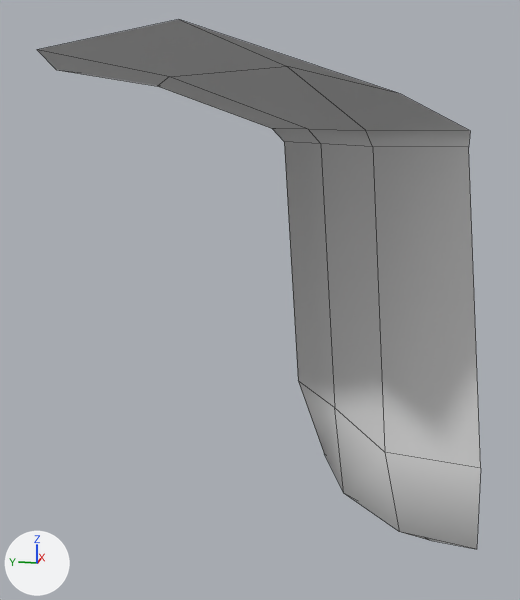
The FBX model PressPlay.Tentacles.Win/PressPlay.Tentacles.WinContent/Models/block_wall_concave_02.FBX: old version first, new version second.
The view is the same before and after, from a 50 mm lens placed at (-8.33, -1.51, 0.09), pointed at (-0.02, 0.15, -1.98). Arrows for +X, +Y and +Z are at lower left; the lights stay in place. Mesh edges are drawn as thin lines. Objects named as collision shapes, trigger or cutter boxes, shadow casters or lower levels of detail are left out. Where no turn or scale is listed for an object, it has been applied to the vertices.

Objects in the first picture: 'block_wall_concave_02'.
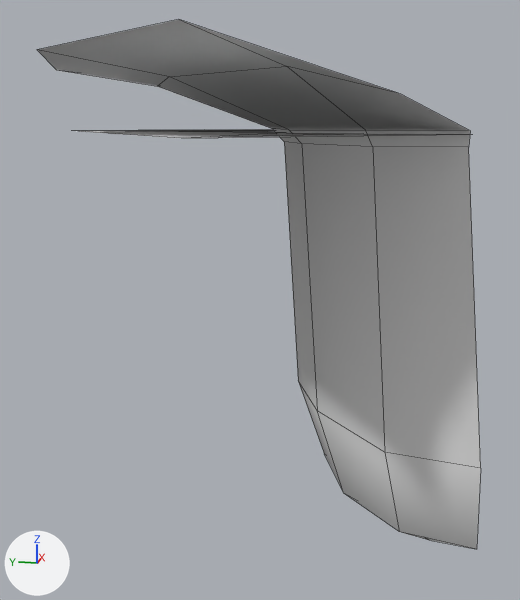
The newer file is also turned or shifted as a whole; pictures and numbers use the older file's frame.

What changed in the scene script:
```text
Change me_block_wall_concave_02:
    where me_block_wall_concave_02.from_pydata(...)  # 41 vertices, 36 faces; spans x -3.88..3.81, y -2.34..2.59, z -4.81..0.7
    used by ob_block_wall_concave_02; location = (0.0, 0.0, 0.0)
    before: 8 (-0.83, -0.64, -0.11) at pixel (320, 143), 9 (-0.91, -0.52, 0.03) at pixel (308, 129), 17 (-0.8, -0.85, -2.98) at pixel (334, 407)
    me_block_wall_concave_02 part 1
    add for i in [8, 9, 17]: me_block_wall_concave_02.vertices[i].co += Vector((-0.12, 0.18, 0.0))
Add me_ncl1_2:
    me_ncl1_2.from_pydata([(3.77, -0.16, 0.0), (1.67, -1.24, 0.0), (0.88, -0.42, 0.0), (-0.18, -0.22, 0.0), (-1.02, -0.57, 0.0), (-1.78, -1.38, 0.0), (-3.85, -0.37, 0.0), (1.82, -2.41, 0.0), (-1.83, -2.29, 0.0), (-0.04, 2.2, 0.0)], [], [(6, 4, 9), (1, 7, 0), (9, 3, 2), (2, 0, 9), (2, 1, 0), (6, 8, 5), (4, 3, 9), (6, 5, 4)])
Add ob_block_wall_concave_02_collider_x:
    ob_block_wall_concave_02_collider_x = bpy.data.objects.new('block_wall_concave_02_collider_X', me_ncl1_2)
    ob_block_wall_concave_02_collider_x.location = (-0.02, 0.25, 0.0)
```

Boxes (x1, y1, x2, y2) around the edits, measured in the pictures (520 x 600 px; the box of a moved part takes in the faces that stretch with it):
'block_wall_concave_02_collider_X', added
    after: (79, 129, 466, 138)
part 1 of me_block_wall_concave_02, moved or reshaped
    both: (158, 66, 399, 531)
